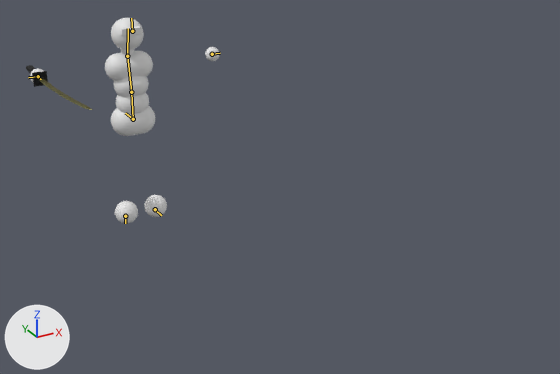
An edit to the Blender file asset_raws/simple_combat_char.blend, drawn before and after from the same camera.
One viewpoint serves both versions: a 50 mm camera at (-1.89, -5.94, 2.99) aimed at (0.42, -1.75, 0.89). The lights are fixed; the arrows at lower left show +X, +Y and +Z. The picture after the commit comes second. The bones that bend it are drawn over the model as lines.

Names of what the first picture shows: 'Body', 'Sword'.
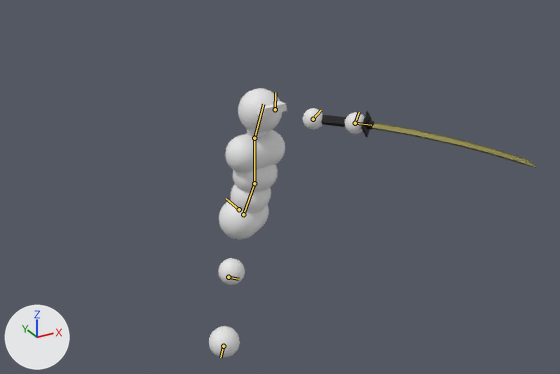
The newer file adds an action. The first version stands in its rest pose; the second is drawn at frame 6 of the action 'PC_attack_1rel'.

The change, as JSON lines over the scene's bpy script:
```json
{"block": "bone_root_bone", "where": "bone_root_bone = bpy.data.objects['Armature'].pose.bones['Root bone']"}
{"op": "set", "path": "bone_root_bone.location", "old": "(0.0, 0.0, 0.0)", "new": "(0.0, -2.0, 0.0)"}
{"block": "bone_lower_back", "where": "bone_lower_back = bpy.data.objects['Armature'].pose.bones['Lower back']  # child of 'Root bone'"}
{"op": "set", "path": "bone_lower_back.location", "old": "(0.0, 0.0, 0.0)", "new": "(-0.015, -0.02, -0.039)"}
{"op": "set", "path": "bone_lower_back.rotation_quaternion", "old": "(1.0, 0.0, 0.0, 0.0)", "new": "(0.945, -0.111, 0.299, 0.067)", "note": "degrees (0, 0, 0) -> degrees (-12, 35, 4)"}
{"block": "bone_upper_back", "where": "bone_upper_back = bpy.data.objects['Armature'].pose.bones['Upper back']  # child of 'Lower back'"}
{"op": "set", "path": "bone_upper_back.rotation_quaternion", "old": "(1.0, 0.0, 0.0, 0.0)", "new": "(0.976, 0.034, -0.216, -0.013)", "note": "degrees (0, 0, 0) -> degrees (5, -25, -3)"}
{"block": "bone_head", "where": "bone_head = bpy.data.objects['Armature'].pose.bones['Head']  # child of 'Upper back'"}
{"op": "set", "path": "bone_head.rotation_quaternion", "old": "(1.0, 0.0, 0.0, 0.0)", "new": "(0.999, 0.05, 0.0, 0.0)", "note": "degrees (0, 0, 0) -> degrees (6, 0, 0)"}
{"block": "bone_hand_l", "where": "bone_hand_l = bpy.data.objects['Armature'].pose.bones['Hand.L']  # child of 'Root bone'"}
{"op": "set", "path": "bone_hand_l.location", "old": "(0.0, 0.0, 0.0)", "new": "(0.186, -0.421, -0.345)"}
{"op": "set", "path": "bone_hand_l.rotation_quaternion", "old": "(1.0, 0.0, 0.0, 0.0)", "new": "(0.935, 0.114, 0.182, -0.282)", "note": "degrees (0, 0, 0) -> degrees (7, 24, -32)"}
{"block": "bone_foot_l", "where": "bone_foot_l = bpy.data.objects['Armature'].pose.bones['Foot.L']  # child of 'Root bone'"}
{"op": "set", "path": "bone_foot_l.location", "old": "(0.0, 0.0, 0.0)", "new": "(-0.219, -0.516, 0.328)"}
{"op": "set", "path": "bone_foot_l.rotation_quaternion", "old": "(1.0, 0.0, 0.0, 0.0)", "new": "(0.876, 0.44, -0.195, -0.026)", "note": "degrees (0, 0, 0) -> degrees (56, -19, -13)"}
{"block": "bone_hand_r", "where": "bone_hand_r = bpy.data.objects['Armature'].pose.bones['Hand.R']  # child of 'Root bone'"}
{"op": "set", "path": "bone_hand_r.location", "old": "(0.0, 0.0, 0.0)", "new": "(0.2, -1.176, 0.555)"}
{"op": "set", "path": "bone_hand_r.rotation_quaternion", "old": "(1.0, 0.0, 0.0, 0.0)", "new": "(-0.352, -0.085, -0.278, 0.89)", "note": "degrees (0, 0, 0) -> degrees (-28, 20, -142)"}
{"block": "bone_foot_r", "where": "bone_foot_r = bpy.data.objects['Armature'].pose.bones['Foot.R']  # child of 'Root bone'"}
{"op": "set", "path": "bone_foot_r.location", "old": "(0.0, 0.0, 0.0)", "new": "(-0.051, 0.138, 0.002)"}
{"op": "set", "path": "bone_foot_r.rotation_quaternion", "old": "(1.0, 0.0, 0.0, 0.0)", "new": "(0.989, 0.135, 0.06, 0.008)", "note": "degrees (0, 0, 0) -> degrees (16, 7, 2)"}
{"block": "bone_sword_attachment", "where": "bone_sword_attachment = bpy.data.objects['Armature'].pose.bones['Sword attachment']  # child of 'Root bone'"}
{"op": "set", "path": "bone_sword_attachment.location", "old": "(0.0, 0.0, 0.0)", "new": "(1.176, 0.555, -0.2)"}
{"op": "set", "path": "bone_sword_attachment.rotation_quaternion", "old": "(1.0, 0.0, 0.0, 0.0)", "new": "(-0.352, 0.278, 0.89, 0.085)", "note": "degrees (0, 0, 0) -> degrees (3, -138, -36)"}
```

What differs and where, as boxes (x1, y1, x2, y2) in the pictures (560 x 374 px):
```json
{"object": "Body", "change": "posed", "before": [30, 18, 219, 224], "after": [209, 88, 364, 358], "on screen": "18% narrower, 31% taller"}
{"object": "Sword", "change": "posed", "before": [26, 65, 93, 110], "after": [321, 111, 537, 168]}
{"bone": "Root bone", "before": "(133, 119) to (125, 113)", "after": "(239, 209) to (226, 198)"}
{"bone": "Lower back", "before": "(133, 119) to (131, 92)", "after": "(243, 214) to (254, 183)"}
{"bone": "Upper back", "before": "(131, 92) to (127, 56)", "after": "(254, 183) to (254, 138)"}
{"bone": "Head", "before": "(127, 56) to (128, 28)", "after": "(254, 138) to (263, 104)"}
{"bone": "Hand.L", "before": "(212, 54) to (220, 53)", "after": "(313, 119) to (321, 110)"}
{"bone": "Foot.L", "before": "(155, 209) to (161, 215)", "after": "(228, 277) to (238, 279)"}
{"bone": "Hand.R", "before": "(38, 76) to (28, 77)", "after": "(355, 123) to (359, 112)"}
{"bone": "Foot.R", "before": "(125, 216) to (125, 223)", "after": "(223, 346) to (220, 357)"}
{"bone": "Sword attachment", "before": "(38, 76) to (41, 79)", "after": "(355, 123) to (371, 125)"}
```
